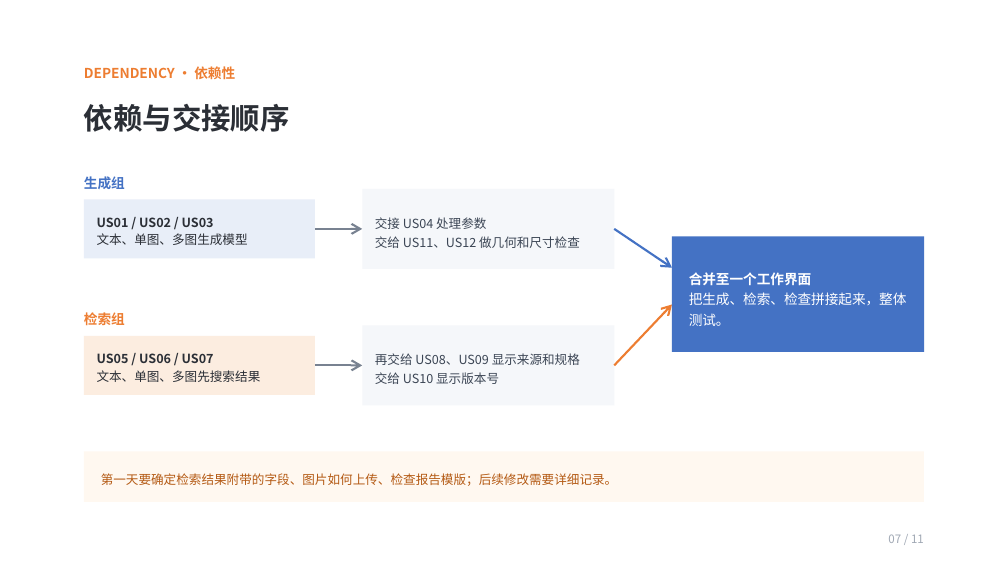
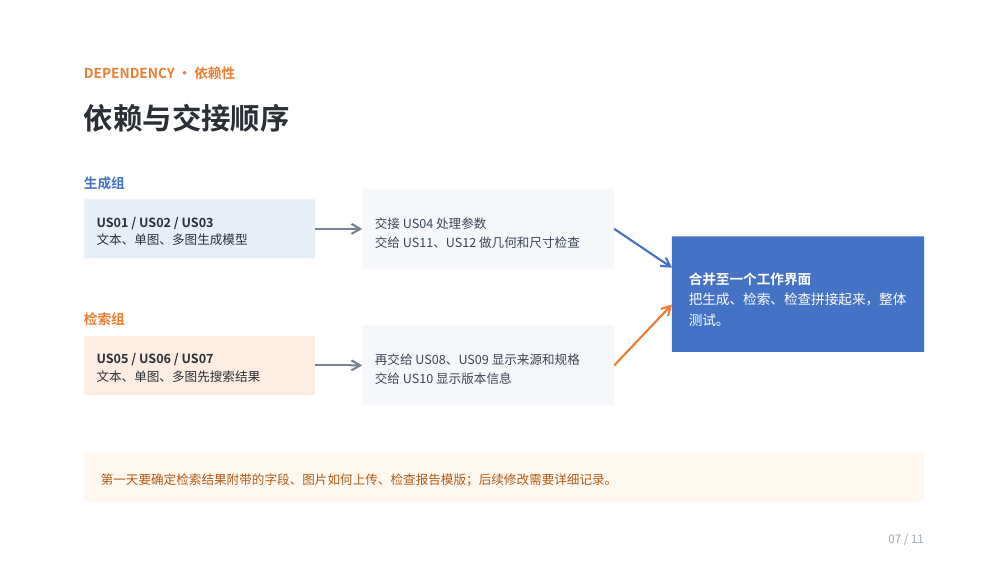
Before and after one commit to jianboer/SimpleCADforDSH, a slide deck: slide 7 of docs/course/discussions/讨论3.pptx. Drawn at 1008x567 pixels with LibreOffice and Linux fonts; fonts in the diff are those of the drawing. Boxes give left, top, right and bottom in pixels: in the first picture for what was removed or moved away, otherwise in the second. Text is boxed around its words. In the diff, an @@ line names an element or a change of style, - is before the commit and + after.

```diff
--- a/docs/course/discussions/讨论3.pptx
+++ b/docs/course/discussions/讨论3.pptx
@@ text at bbox=[375, 372, 512, 384]: text changed @@
-交给 US10 显示版本号
+交给 US10 显示版本信息
```
Also in this commit, not shown: 6 other slides changed, 1 slide added.
